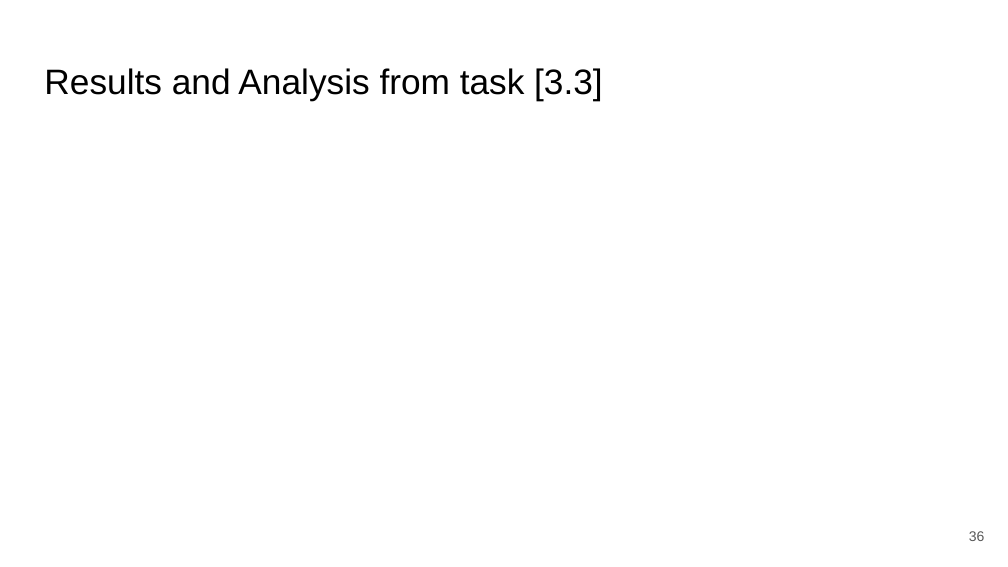
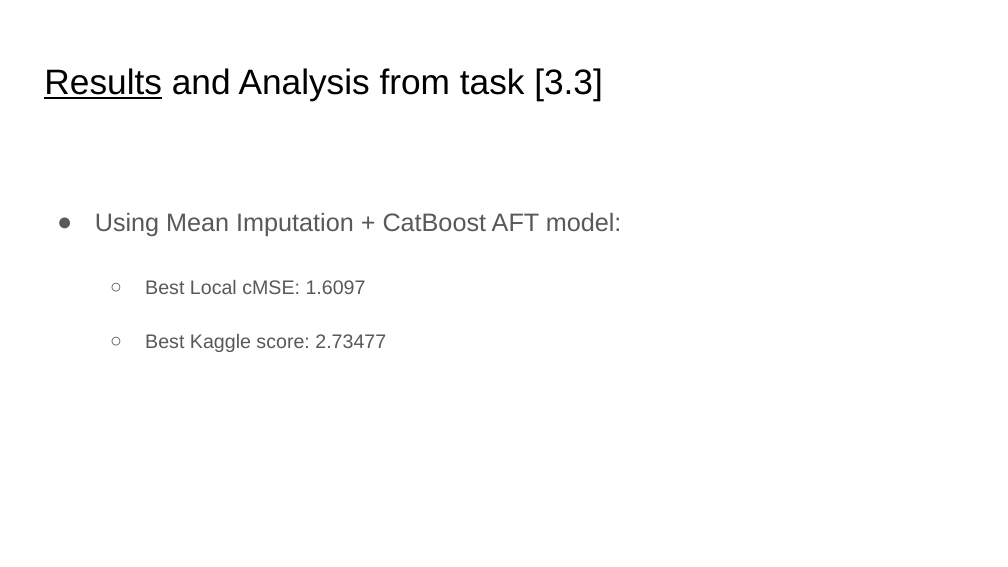
Before and after one commit to zepedrocosta/AA-Projeto2, a slide deck: slide 40 of Slides.pptx (slide 36 before the commit). Drawn at 1008x567 pixels with LibreOffice and Linux fonts; fonts in the diff are those of the drawing. Boxes give left, top, right and bottom in pixels: in the first picture for what was removed or moved away, otherwise in the second. Text is boxed around its words. In the diff, an @@ line names an element or a change of style, - is before the commit and + after.

```diff
--- a/Slides.pptx
+++ b/Slides.pptx
@@ title "Results and Analysis from task ..." at box(44, 68, 603, 100): underline on in "Results" @@
@@ text added at box(95, 212, 622, 352), 14 pt, text #595959 @@
+● Using Mean Imputation + CatBoost AFT model:
+  ○ Best Local cMSE: 1.6097
+  ○ Best Kaggle score: 2.73477
@@ page number removed at box(969, 531, 985, 541) @@
-36
```
Also in this commit, not shown: 5 other slides changed, 12 slides added, 3 other files.
